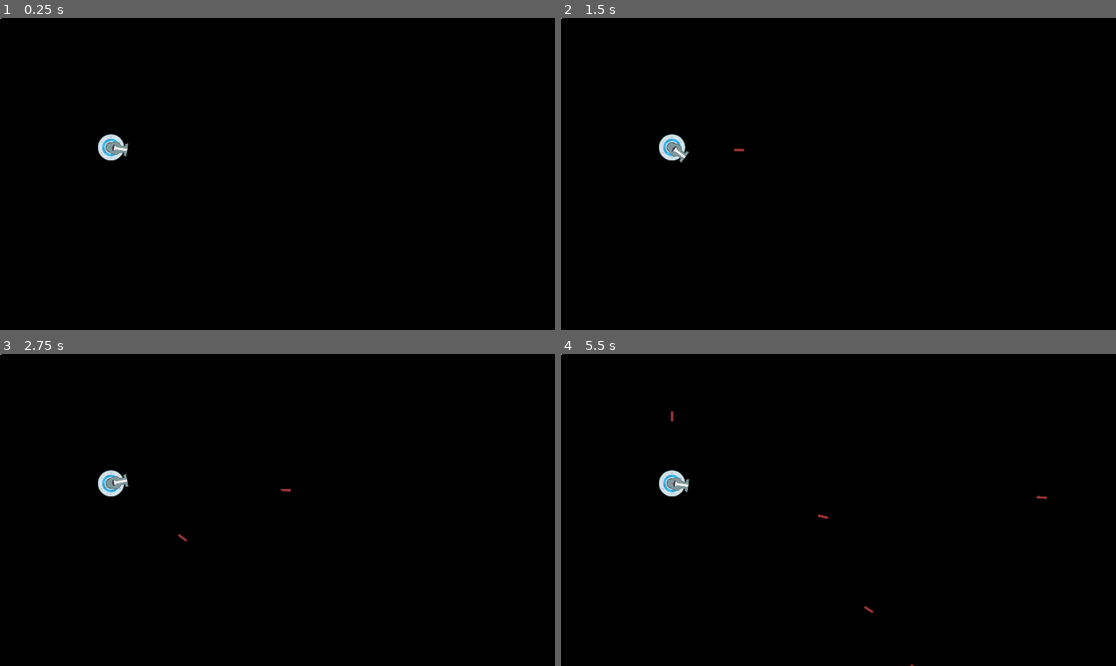
Above: before the commit, frames 1-4 (two rows, left to right).
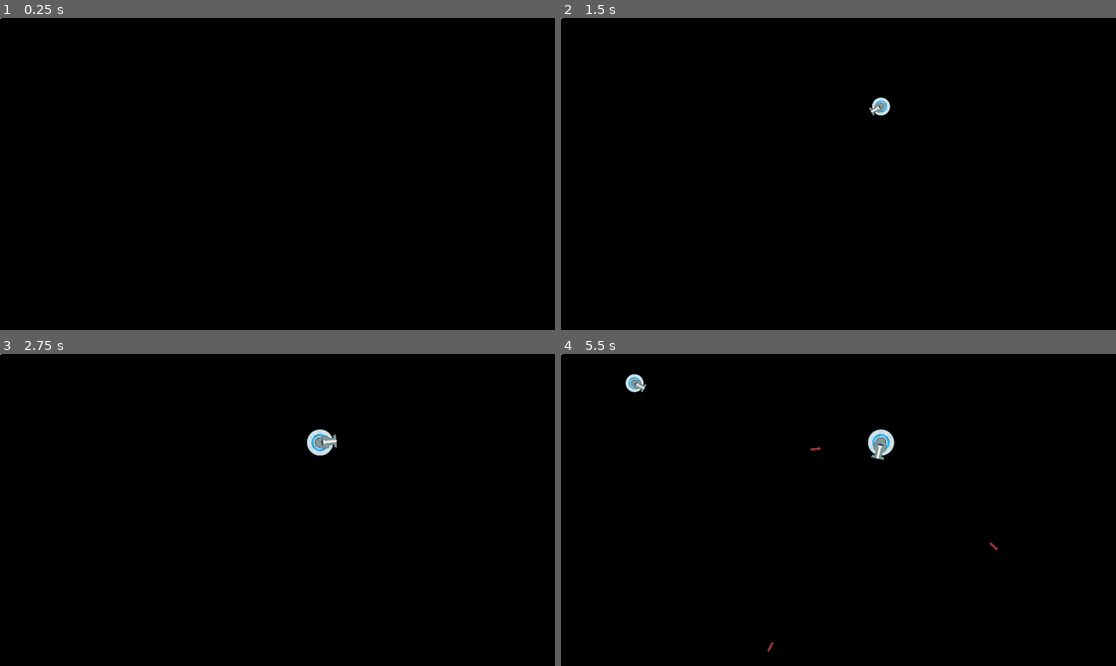
Above: after the commit, the same moments.

Repository: kagombos/LudumDare54
Game: Godot game, scene res://test_level.tscn
Same seed, same stepped clock (60 frames per second), same inputs: the game is played once before the commit and once after it.
Inputs (mouse positions are in pixels of both pictures, inside the frame that each line leads up to):
- Up to frame 1 (0.25 s): no input
- Up to frame 2 (1.5 s): tap Enter at 0.5 s; move the mouse to (960, 158) at 0.52 s; move the mouse to (727, 189) at 1.27 s
- Up to frame 3 (2.75 s): move the mouse to (333, 441) at 2.02 s
- Up to frame 4 (5.5 s): tap Space at 2.75 s; move the mouse to (810, 572) at 2.77 s; move the mouse to (1005, 556) at 3.52 s; move the mouse to (672, 463) at 4.27 s; move the mouse to (866, 510) at 5.02 s

The runs differ from the first frame. In frame 1, 0.4% of the frame differs, in the area x 17-24%, y 37-46%; in frame 2, 0.5%; in frame 3, 0.7%; in frame 4, 1.0%, in the area x 11-88%, y 6-100%.

Commit message:
Makeshift Enemy Spawning
Enemies Spawn, but do not despawn

Diff:
--- /dev/null
+++ b/Enemies/Prefabs/turret_stationary.tscn
@@ -0,0 +1,27 @@
+[gd_scene load_steps=6 format=3 uid="uid://bbtjlt5bk1rwp"]
+
+[ext_resource type="Script" path="res://Enemies/Scripts/Stationary_Turret.gd" id="1_sw0ac"]
+[ext_resource type="Texture2D" uid="uid://drep6tcik7egy" path="res://Enemies/Sprites/ufoBlue.png" id="2_ihfb5"]
+[ext_resource type="Texture2D" uid="uid://cuktcoqcybwg8" path="res://Enemies/Sprites/cockpitBlue_5.png" id="3_yvkdr"]
+[ext_resource type="Script" path="res://Enemies/Scripts/TurretAim.gd" id="4_vk0vu"]
+
+[sub_resource type="CircleShape2D" id="CircleShape2D_t3jag"]
+
+[node name="Turret_Stationary" type="StaticBody2D"]
+position = Vector2(384, 448)
+script = ExtResource("1_sw0ac")
+
+[node name="TurretBase" type="Sprite2D" parent="."]
+texture = ExtResource("2_ihfb5")
+
+[node name="TurretAim" type="Sprite2D" parent="TurretBase"]
+texture = ExtResource("3_yvkdr")
+offset = Vector2(20, 0)
+script = ExtResource("4_vk0vu")
+
+[node name="LaserPoint" type="Node2D" parent="TurretBase/TurretAim"]
+position = Vector2(75, 0)
+
+[node name="CollisionShape2D" type="CollisionShape2D" parent="."]
+scale = Vector2(4.5, 4.5)
+shape = SubResource("CircleShape2D_t3jag")
--- /dev/null
+++ b/Enemies/Scripts/Enemy Spawner.gd
@@ -0,0 +1,31 @@
+extends Node2D
+
+@export var spawnRate = 4
+@export var enemy_prefab = preload("res://Enemies/Prefabs/turret_stationary.tscn")
+@export var enemyLifetime = 20
+
+@export var minSpawnDist = 100
+@export var maxSpawnDist = 300
+
+var spawnCD = 0
+var screenSize
+
+func _ready():
+	screenSize = get_viewport_rect().size
+	#test code
+	spawnCD = spawnRate-1
+
+# Called every frame. 'delta' is the elapsed time since the previous frame.
+func _process(delta):
+	spawnCD += delta
+	if spawnCD >= spawnRate:
+		spawnCD -= spawnRate
+		var enemy_instance = enemy_prefab.instantiate()
+		var enemyX = randf_range(minSpawnDist, maxSpawnDist)
+		var enemyY = randf_range(minSpawnDist, maxSpawnDist)
+		enemy_instance.position = get_global_mouse_position()+Vector2(enemyX*(-1 *randi_range(0, 1)), enemyY*(-1 *randi_range(0, 1)))
+		var timer = Timer.new()
+		enemy_instance.add_child(timer)
+		add_child(enemy_instance)
+		timer.set_wait_time(enemyLifetime)
+		timer.start()
--- a/Enemies/Scripts/EnemyProj.gd
+++ b/Enemies/Scripts/EnemyProj.gd
@@ -4,3 +4,9 @@
 
 func _ready():
 	apply_force(proj_speed * transform.x)
+	var timer = Timer.new()
+	self.add_child(timer)
+
+	timer.connect("timeout", Callable(self, "queue_free"))
+	timer.set_wait_time(5)
+	timer.start()
--- a/Enemies/Scripts/Stationary_Turret.gd
+++ b/Enemies/Scripts/Stationary_Turret.gd
@@ -6,12 +6,34 @@
 
 var turretCD = 0
 
+var spawning = true
+
+var despawning = false
+
+func _ready():
+	turretCD -= 1
+	if has_node("Timer"):
+		get_node("Timer").connect("timeout", Callable(self, "startDespawning"))
+
 # Called every frame. 'delta' is the elapsed time since the previous frame.
 func _process(delta):
 	turretCD += delta
-	if turretCD >= fireRate:
+	if spawning:
+		scale = Vector2(1.2-abs(turretCD),1.2-abs(turretCD))
+		if turretCD >= 0.2:
+			spawning = false
+			scale = Vector2(1,1)
+	if turretCD >= fireRate and not despawning:
 		turretCD -= fireRate
 		var bullet_instance = bullet.instantiate()
 		bullet_instance.position = $TurretBase/TurretAim/LaserPoint.get_global_position()
 		bullet_instance.rotation = $TurretBase/TurretAim.rotation
-		owner.add_child(bullet_instance)
+		add_sibling(bullet_instance)
+	if despawning:
+		scale = Vector2(1-turretCD,1.-turretCD)
+		if(turretCD >= 1):
+			queue_free()
+
+func startDespawning():
+	despawning = true
+	turretCD = 0
--- a/test_level.tscn
+++ b/test_level.tscn
@@ -1,16 +1,11 @@
-[gd_scene load_steps=10 format=3 uid="uid://v2rbp1er7bs4"]
+[gd_scene load_steps=6 format=3 uid="uid://v2rbp1er7bs4"]
 
 [ext_resource type="Script" path="res://follow_mouse.gd" id="1_4ecr6"]
 [ext_resource type="Script" path="res://set_cursor.gd" id="1_rskk4"]
 [ext_resource type="Texture2D" uid="uid://ir1qmh4a07et" path="res://controller.jpg" id="3_1kmdj"]
-[ext_resource type="Script" path="res://Enemies/Scripts/Stationary_Turret.gd" id="4_gd6ko"]
-[ext_resource type="Texture2D" uid="uid://drep6tcik7egy" path="res://Enemies/Sprites/ufoBlue.png" id="5_xv282"]
-[ext_resource type="Texture2D" uid="uid://cuktcoqcybwg8" path="res://Enemies/Sprites/cockpitBlue_5.png" id="6_f2m4b"]
-[ext_resource type="Script" path="res://Enemies/Scripts/TurretAim.gd" id="7_e6kj7"]
+[ext_resource type="Script" path="res://Enemies/Scripts/Enemy Spawner.gd" id="4_uisph"]
 
 [sub_resource type="CircleShape2D" id="CircleShape2D_gjbbm"]
-
-[sub_resource type="CircleShape2D" id="CircleShape2D_t3jag"]
 
 [node name="Node2D" type="Node2D"]
 script = ExtResource("1_rskk4")
@@ -34,21 +29,5 @@
 position = Vector2(-72, -56)
 texture = ExtResource("3_1kmdj")
 
-[node name="Turret_Stationary" type="StaticBody2D" parent="."]
-position = Vector2(384, 448)
-script = ExtResource("4_gd6ko")
-
-[node name="TurretBase" type="Sprite2D" parent="Turret_Stationary"]
-texture = ExtResource("5_xv282")
-
-[node name="TurretAim" type="Sprite2D" parent="Turret_Stationary/TurretBase"]
-texture = ExtResource("6_f2m4b")
-offset = Vector2(20, 0)
-script = ExtResource("7_e6kj7")
-
-[node name="LaserPoint" type="Node2D" parent="Turret_Stationary/TurretBase/TurretAim"]
-position = Vector2(75, 0)
-
-[node name="CollisionShape2D" type="CollisionShape2D" parent="Turret_Stationary"]
-scale = Vector2(4.5, 4.5)
-shape = SubResource("CircleShape2D_t3jag")
+[node name="Enemy Spawner" type="Node2D" parent="."]
+script = ExtResource("4_uisph")
